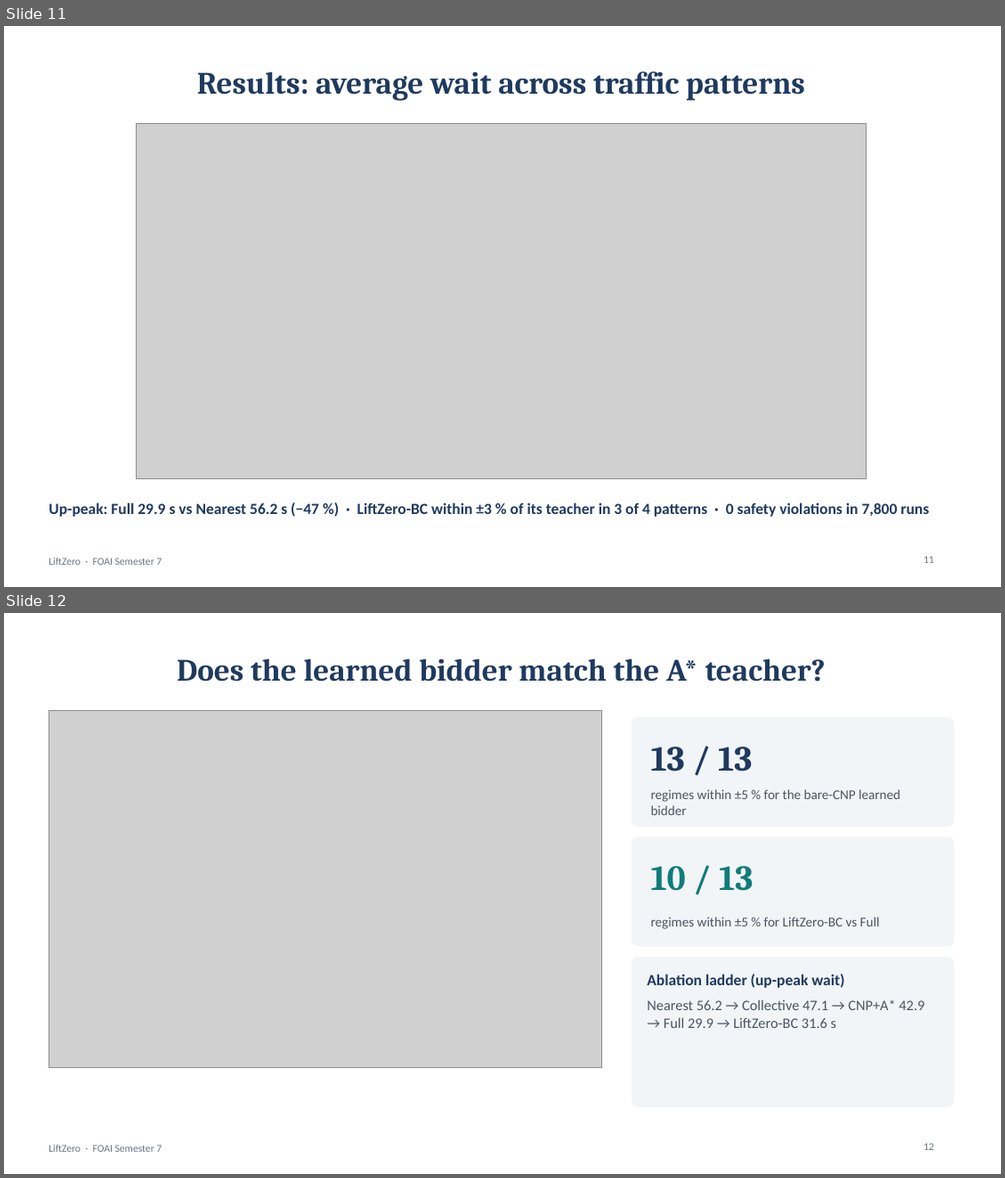
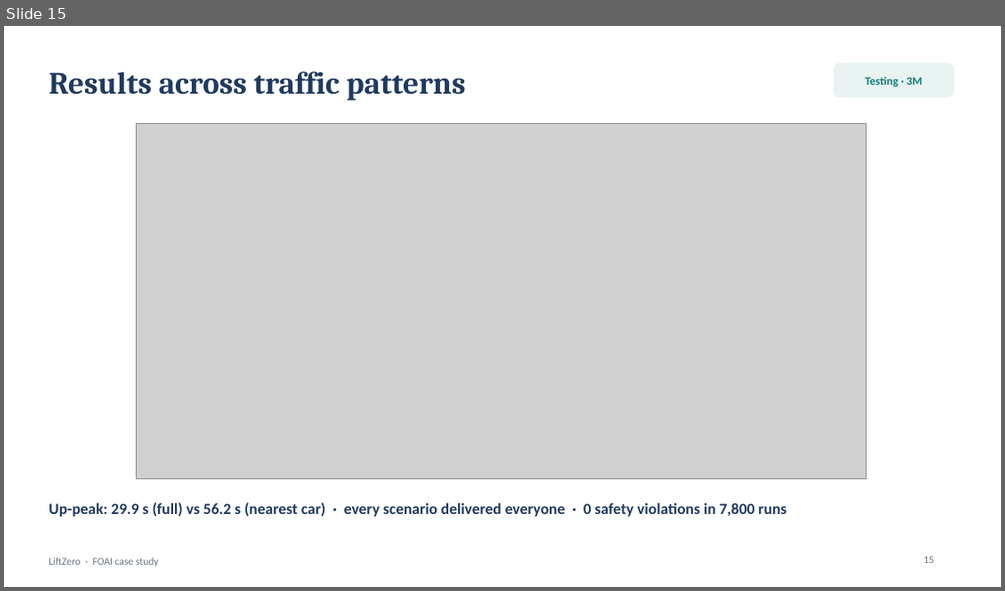
Before and after one commit to Adhikkesh/Multi-Agent-Smart-Elevator-Fleet-Coordinator, a slide deck: docs/LiftZero_Viva_Deck.pptx. Shown one above the other, each under a label of ours: slides 11 and 12 before the commit, slide 15 after it. The pictures are 1005x1178 and 1005x591 pixels, drawn with LibreOffice and Linux fonts; fonts in the diff are those of the drawing; grey boxes stand for pictures. Boxes give left, top, right and bottom in pixels: in the first picture for what was removed or moved away, otherwise in the second. Text is boxed around its words. In the diff, an @@ line names an element or a change of style, - is before the commit and + after.

```diff
--- a/docs/LiftZero_Viva_Deck.pptx
+++ b/docs/LiftZero_Viva_Deck.pptx
@@ slide 12 removed at (x1=4, y1=613, x2=1001, y2=1174), background #FFFFFF; not listed: 1 template element that a slide beside it also shows @@
@@ title removed at (x1=177, y1=658, x2=825, y2=682) @@
-Does the learned bidder match the A* teacher?
@@ picture removed at (x1=48, y1=710, x2=602, y2=1067) @@
@@ rounded rectangle removed at (x1=632, y1=718, x2=954, y2=826) @@
@@ text removed at (x1=651, y1=747, x2=752, y2=771) @@
-13 / 13
@@ text removed at (x1=651, y1=789, x2=900, y2=815) @@
-regimes within ±5 % for the bare-CNP learned bidder
@@ rounded rectangle removed at (x1=632, y1=837, x2=954, y2=946) @@
@@ text removed at (x1=651, y1=866, x2=752, y2=891) @@
-10 / 13
@@ text removed at (x1=651, y1=916, x2=880, y2=929) @@
-regimes within ±5 % for LiftZero-BC vs Full
@@ rounded rectangle removed at (x1=632, y1=957, x2=954, y2=1107) @@
@@ text removed at (x1=647, y1=973, x2=844, y2=988) @@
-Ablation ladder (up-peak wait)
@@ text removed at (x1=647, y1=999, x2=924, y2=1028) @@
-Nearest 56.2 → Collective 47.1 → CNP+A* 42.9 → Full 29.9 → LiftZero-BC 31.6 s
@@ page number removed at (x1=923, y1=1143, x2=934, y2=1150) @@
-12
@@ what was slide 11 is now slide 15 @@
@@ slide 15 changed as well @@
@@ title at (x1=48, y1=71, x2=466, y2=101): text changed @@
-Results: average wait across traffic patterns
+Results across traffic patterns
@@ rounded rectangle added at (x1=834, y1=63, x2=954, y2=97), fill #E8F3F2, outline #E8F3F2 1 pt @@
@@ text added at (x1=865, y1=77, x2=922, y2=87), 11 pt, text #0F7C7A, bold @@
+Testing · 3M
@@ text at (x1=48, y1=502, x2=786, y2=516): text changed @@
-Up-peak: Full 29.9 s vs Nearest 56.2 s (−47 %) · LiftZero-BC within ±3 % of its teacher in 3 of 4 patterns · 0 safety violations in 7,800 runs
+Up-peak: 29.9 s (full) vs 56.2 s (nearest car) · every scenario delivered everyone · 0 safety violations in 7,800 runs
@@ text at (x1=48, y1=557, x2=159, y2=566): text changed @@
-LiftZero · FOAI Semester 7
+LiftZero · FOAI case study
@@ page number at (x1=923, y1=556, x2=934, y2=563): text changed @@
-11
+15
```
Also in this commit, not shown: 2 other slides changed, 15 slides added, 10 other slides removed, 14 other files.
